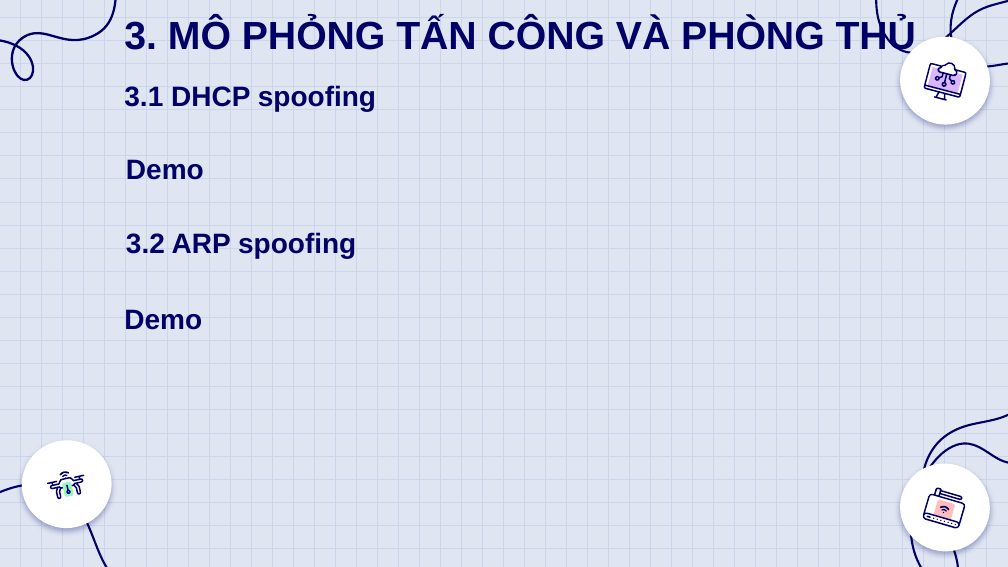
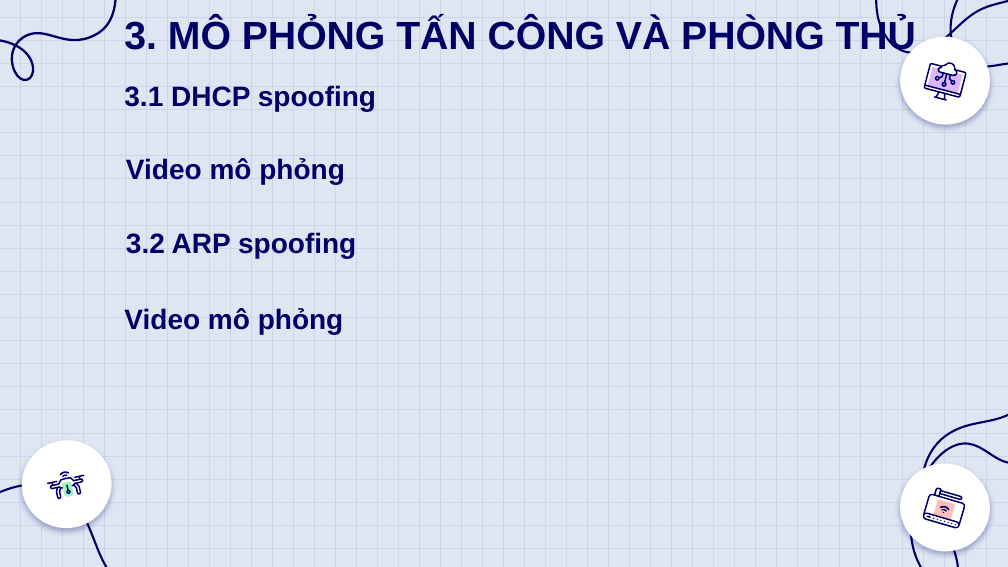
Before and after one commit to tiensv3/tn-da20tta-tranquangtien-vandebaomatgiaothucmang, a slide deck: slide 17 of docs/110120077-TranQuangTien-DATN.pptx. Drawn at 1008x567 pixels with LibreOffice and Linux fonts; fonts in the diff are those of the drawing. Boxes give left, top, right and bottom in pixels: in the first picture for what was removed or moved away, otherwise in the second. Text is boxed around its words. In the diff, an @@ line names an element or a change of style, - is before the commit and + after.

```diff
--- a/docs/110120077-TranQuangTien-DATN.pptx
+++ b/docs/110120077-TranQuangTien-DATN.pptx
@@ text at <box>126,158,345,184</box>: text changed @@
-Demo
+Video mô phỏng
@@ text at <box>124,308,344,334</box>: text changed @@
-Demo
+Video mô phỏng
```
Also in this commit, not shown: 3 other slides changed, 2 other files.
